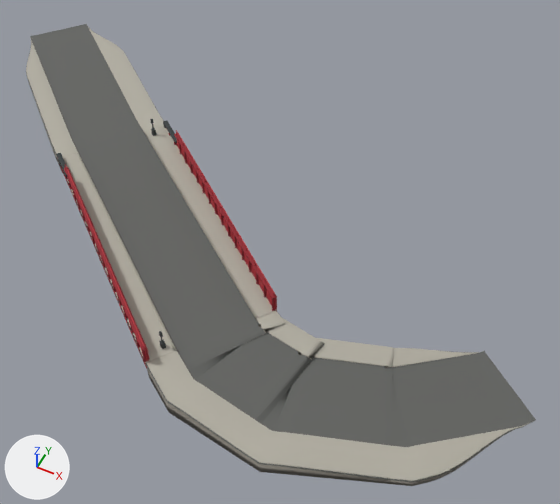
Renders of the glTF model public/models/bridges/pont-de-la-fonderie-near.glb from each side of a commit.
The view is the same before and after, from a camera (50 mm lens) standing at (27.1, -33.1, 45.5) and looking at (8.1, 4.9, -2.0). Lighting does not change. The marker at lower left points along +X, +Y and +Z. The first picture is the older version. Where no turn or scale is listed for an object, it has been applied to the vertices. Vertices at exactly the same position are counted once.

The first picture shows 'pont-de-la-fonderie-0-asphalt', 'pont-de-la-fonderie-0-concrete', 'pont-de-la-fonderie-0-edge', 'pont-de-la-fonderie-0-iron', 'pont-de-la-fonderie-0-steel', 'pont-de-la-fonderie-0-stone' and 1 more.
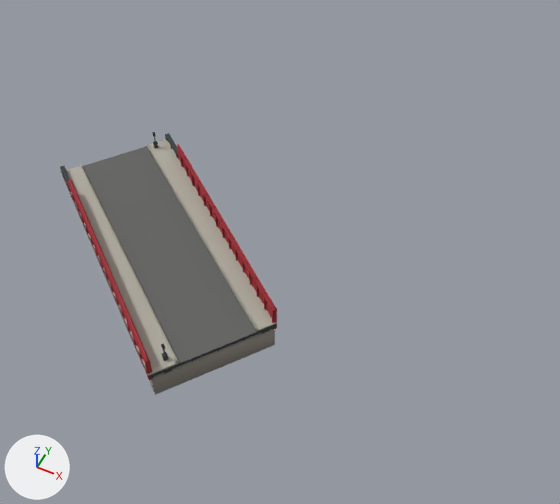
Pixel boxes [x1, y1, x2, y2] of what changed, in the pictures (560 x 504 px; the box of a moved part takes in the faces that stretch with it):
'pont-de-la-fonderie-0-asphalt', reshaped (66% narrower, 52% shorter): before [26, 24, 536, 482]; after [82, 146, 257, 364]
'pont-de-la-fonderie-0-concrete', reshaped (58% narrower, 48% shorter): before [26, 27, 533, 481]; after [66, 139, 277, 376]
'pont-de-la-fonderie-0-stone', reshaped (57% narrower, 49% shorter): before [29, 84, 506, 486]; after [69, 192, 275, 395]
'pont-de-la-fonderie-0-edge', moved: before [57, 134, 277, 369]; after [61, 147, 277, 380]
'pont-de-la-fonderie-0-steel', moved: before [62, 139, 275, 362]; after [61, 152, 276, 378]
'pont-de-la-fonderie-0-iron', moved (mostly hidden): before [56, 119, 177, 360]; after [60, 132, 277, 378]
part 1 of me_mesh_0, moved or reshaped: before [79, 134, 256, 351]; after [82, 146, 257, 364]
part 2 of me_mesh_0, deleted: before [146, 313, 536, 482]
part 3 of me_mesh_0, deleted: before [26, 24, 164, 154]
part 5 of me_mesh_2, moved or reshaped: before [145, 127, 277, 318]; after [147, 139, 277, 331]
part 6 of me_mesh_2, moved or reshaped: before [60, 152, 176, 364]; after [66, 165, 179, 376]
part 7 of me_mesh_2, deleted: before [256, 311, 480, 368]
part 8 of me_mesh_2, deleted: before [146, 350, 533, 481]
part 9 of me_mesh_2, deleted: before [26, 40, 78, 157]
part 10 of me_mesh_2, deleted: before [88, 27, 164, 133]
part 13 of me_mesh_6, moved or reshaped (not visible before): after [152, 328, 275, 395]
part 14 of me_mesh_6, deleted: before [146, 332, 506, 486]
part 15 of me_mesh_6, deleted: before [29, 84, 63, 173]

The change in detail:
me_mesh_0 is used by ob_pont_de_la_fonderie_0_asphalt; location (0.0, 0.0, 0.0).
me_mesh_0 had 492 vertices, 972 faces and spanned x -27.9..30.6, y -13.8..23.2, z 0.0..1.5.
me_mesh_0 now has 104 vertices, 204 faces and spans x -10.9..10.9, y -9.2..9.2, z 0.1.
me_mesh_0 part 1: the loose piece of 104 vertices spanning x -10.9..10.9, y -9.2..9.2, z 1.5 is moved by (0.0, 0.0, -1.4).
me_mesh_0 part 2: the loose piece of 196 vertices spanning x 6.0..30.6, y -13.8..1.4, z 0.0..1.5 is deleted.
me_mesh_0 part 3: the loose piece of 192 vertices spanning x -27.9..-6.1, y 3.0..23.2, z 0.0..1.5 is deleted.
me_mesh_1 is used by ob_pont_de_la_fonderie_0_iron; location (0.0, 0.0, 0.0).
me_mesh_1 had 603 vertices, 1012 faces and spanned x -12.0..11.9, y -11.0..10.9, z 0.6..3.4.
me_mesh_1 now has 603 vertices, 1012 faces and spans x -12.0..11.9, y -11.0..10.9, z -0.9..2.0.
me_mesh_1 part 4: the whole mesh is moved by (0.0, 0.0, -1.5).
me_mesh_2 is used by ob_pont_de_la_fonderie_0_concrete; location (0.0, 0.0, 0.0).
me_mesh_2 had 1140 vertices, 2348 faces and spanned x -27.9..30.6, y -13.7..23.2, z 0.0..1.8.
me_mesh_2 now has 372 vertices, 828 faces and spans x -11.9..11.9, y -11.0..10.9, z -0.7..0.3.
me_mesh_2 part 5: the loose piece of 182 vertices spanning x -7.3..11.9, y -4.4..10.9, z 1.5..1.8 is moved by (0.0, 0.0, -1.5).
me_mesh_2 part 6: the loose piece of 182 vertices spanning x -11.9..7.3, y -11.0..4.4, z 1.5..1.8 is moved by (0.0, 0.0, -1.5).
me_mesh_2 part 7: the loose piece of 194 vertices spanning x 10.9..26.0, y -5.5..1.4, z 0.0..1.7 is deleted.
me_mesh_2 part 8: the loose piece of 194 vertices spanning x 6.0..30.6, y -13.7..-2.4, z 0.0..1.7 is deleted.
me_mesh_2 part 9: the loose piece of 190 vertices spanning x -27.9..-10.9, y 3.1..18.6, z 0.0..1.7 is deleted.
me_mesh_2 part 10: the loose piece of 190 vertices spanning x -24.1..-6.1, y 9.2..23.2, z 0.0..1.7 is deleted.
Other edits to the shape of me_mesh_2 do not show in these pictures.
me_mesh_3 is used by ob_pont_de_la_fonderie_0_steel; location (0.0, 0.0, 0.0).
me_mesh_3 had 11308 vertices, 19440 faces and spanned x -11.9..11.8, y -11.0..10.9, z 1.1..3.1.
me_mesh_3 now has 11308 vertices, 19440 faces and spans x -11.9..11.8, y -11.0..10.9, z -0.4..1.6.
me_mesh_3 part 11: the whole mesh is moved by (0.0, 0.0, -1.4).
me_mesh_4 is used by ob_pont_de_la_fonderie_0_edge; location (0.0, 0.0, 0.0).
me_mesh_4 had 968 vertices, 1632 faces and spanned x -11.9..11.9, y -11.0..10.9, z 0.9..3.2.
me_mesh_4 now has 968 vertices, 1632 faces and spans x -11.9..11.9, y -11.0..10.9, z -0.5..1.7.
me_mesh_4 part 12: the whole mesh is moved by (0.0, 0.0, -1.4).
me_mesh_6 is used by ob_pont_de_la_fonderie_0_stone; location (0.0, 0.0, 0.0).
me_mesh_6 had 568 vertices, 1078 faces and spanned x -27.9..30.6, y -13.8..23.2, z 0.0..1.5.
me_mesh_6 now has 322 vertices, 540 faces and spans x -11.8..11.8, y -10.9..10.8, z -2.5..-0.6.
me_mesh_6 part 13: the loose piece of 8 vertices spanning x 5.4..11.7, y -10.9..-2.7, z 0.0..0.9 is scaled about its middle by (1, 1, 2.24), then moved by (0.0, 0.0, -2.0).
me_mesh_6 part 14: the loose piece of 188 vertices spanning x 6.0..30.6, y -13.8..1.4, z 0.0..1.5 is deleted.
me_mesh_6 part 15: the loose piece of 186 vertices spanning x -27.9..-6.1, y 3.0..23.2, z 0.0..1.5 is deleted.
Other edits to the shape of me_mesh_6 do not show in these pictures.
